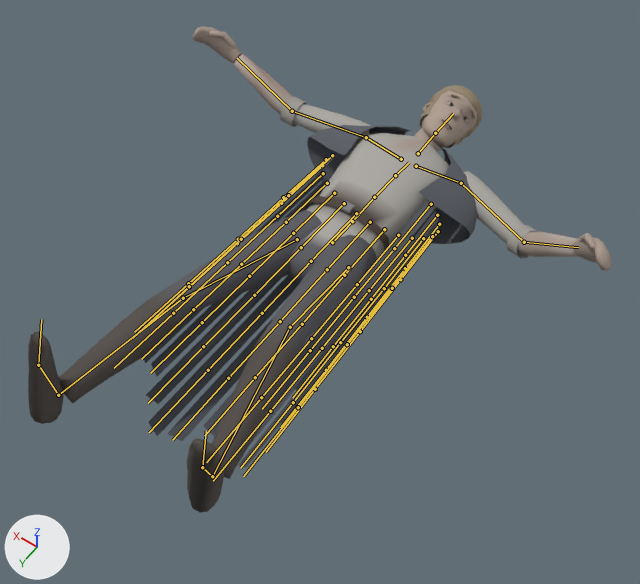
One commit to the glTF model assets/models/characters/kelsier.glb: the scene before it, then after it.
One viewpoint serves both versions: a 50 mm camera at (-1.048, 1.2, 2.242) aimed at (-0.061, -0.183, 0.07). The axes (+X, +Y, +Z) are drawn at lower left. The lights are the same throughout. The picture after the commit comes second. Both versions are drawn at frame 31 of the action 'die'; the numbers are the values there. The bones that change, and the others that lie on the model, are drawn over the model as lines.

In view in the first picture: 'Kelsier'.
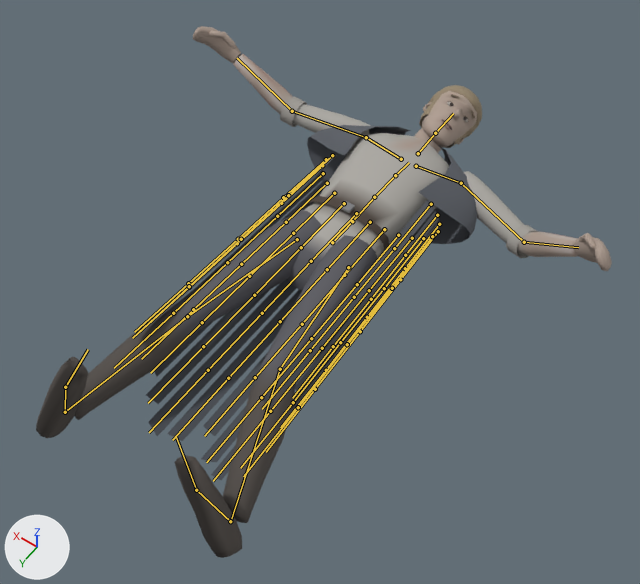
Where the change shows, as pixel boxes [x1, y1, x2, y2] in the pictures (640 x 584 px):
'Kelsier', posed (9% taller)
    before: [28, 26, 612, 513]
    after: [36, 26, 612, 558]
bone 'RightUpperLeg', root to tip
    before: (297, 239) to (183, 298)
    after: (297, 239) to (187, 316)
bone 'RightLowerLeg', root to tip
    before: (183, 298) to (58, 395)
    after: (187, 316) to (65, 412)
bone 'RightFoot', root to tip
    before: (58, 395) to (38, 365)
    after: (65, 412) to (65, 387)
bone 'LeftUpperLeg', root to tip
    before: (348, 267) to (290, 327)
    after: (348, 267) to (280, 369)
bone 'LeftLowerLeg', root to tip
    before: (290, 327) to (212, 476)
    after: (280, 369) to (230, 522)
bone 'LeftFoot', root to tip
    before: (212, 476) to (202, 467)
    after: (230, 521) to (196, 490)

What the commit changed:
Bone 'RightUpperLeg' (bone_rightupperleg) turns from (8, 1, -12) to (-1, -15, -10) degrees about its own x, y and z.
Bone 'RightLowerLeg' (bone_rightlowerleg) turns from (-12, 0, 0) to (-4, 0, 0) degrees about its own x, y and z.
Bone 'RightFoot' (bone_rightfoot) turns from (25, 1, 1) to (38, 1, 1) degrees about its own x, y and z.
Bone 'LeftUpperLeg' (bone_leftupperleg) turns from (24, -4, 8) to (3, 35, 10) degrees about its own x, y and z.
Bone 'LeftLowerLeg' (bone_leftlowerleg) turns from (-40, 0, 0) to (-14, 0, 0) degrees about its own x, y and z.
Bone 'LeftFoot' (bone_leftfoot) turns from (25, -1, -1) to (34, -1, -1) degrees about its own x, y and z.
